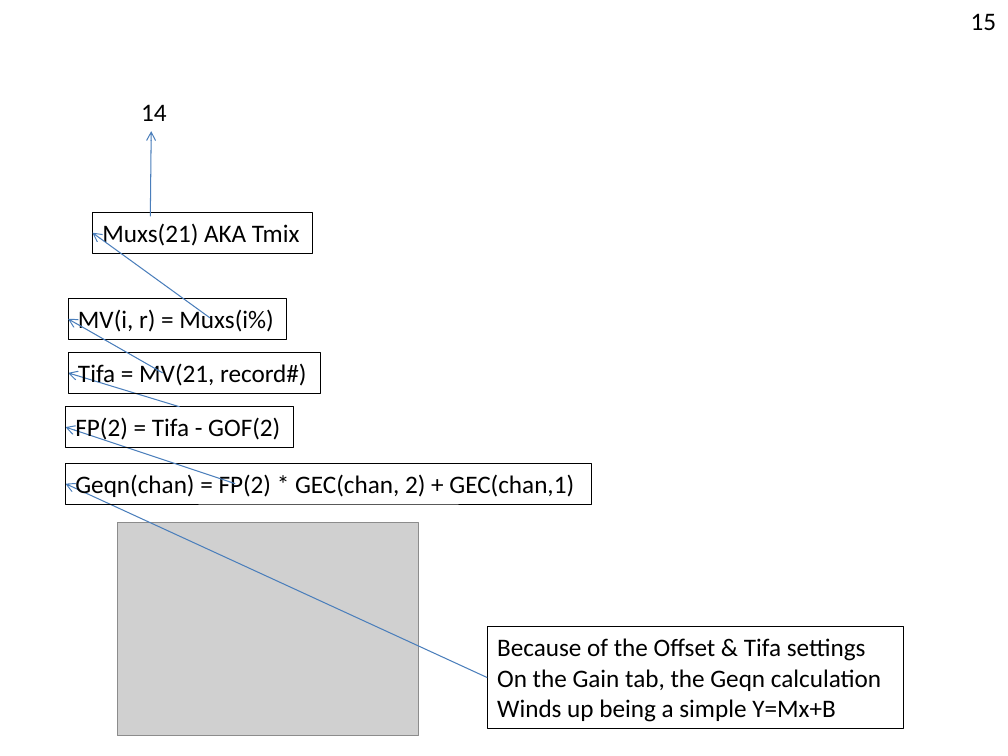
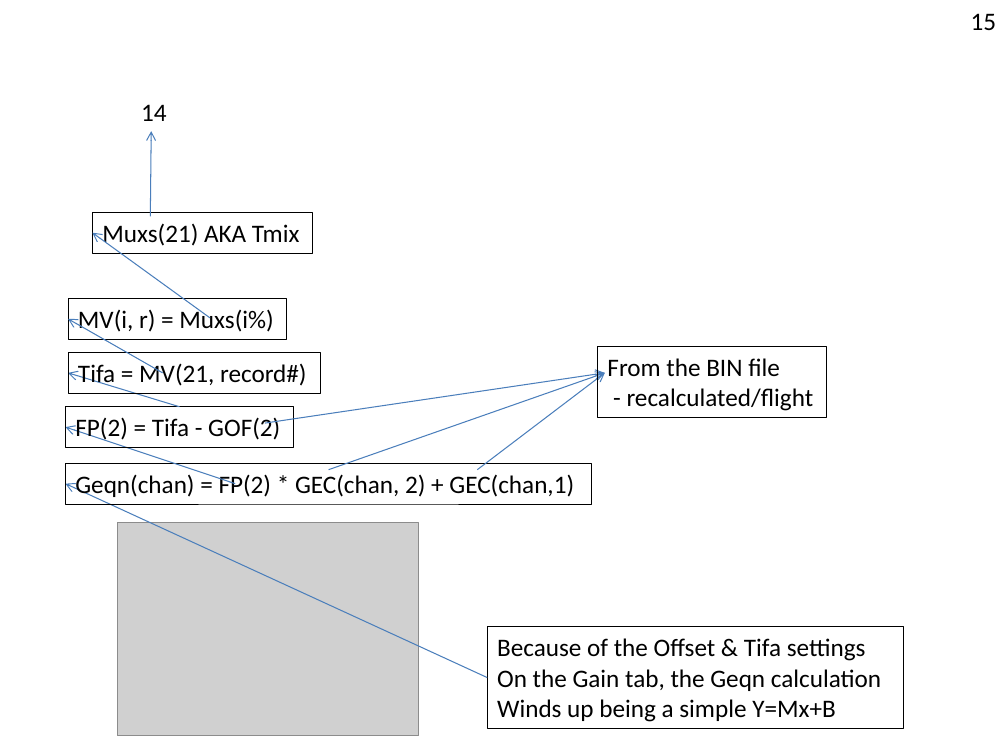
Before and after one commit to NCAR/nimbus, a slide deck: slide 10 of instruments/mtp/doc/MTP-DFD.pptx (slide 16 before the commit). Drawn at 1008x756 pixels with LibreOffice and Linux fonts; fonts in the diff are those of the drawing; grey boxes stand for pictures. Boxes give left, top, right and bottom in pixels: in the first picture for what was removed or moved away, otherwise in the second. Text is boxed around its words. In the diff, an @@ line names an element or a change of style, - is before the commit and + after.

```diff
--- a/instruments/mtp/doc/MTP-DFD.pptx
+++ b/instruments/mtp/doc/MTP-DFD.pptx
@@ rectangle added at <box>598,346,827,417</box>, outline #000000 0.5 pt, 18 pt, text #000000 @@
+From the BIN file
+- recalculated/flight
@@ arrow added from (265, 423) to (605, 373), #4B7EBC 0.75 pt @@
@@ arrow added from (329, 470) to (605, 373), #4B7EBC 0.75 pt @@
@@ arrow added from (478, 470) to (605, 373), #4B7EBC 0.75 pt @@
```
Also in this commit, not shown: 10 other slides changed, 6 slides removed.
